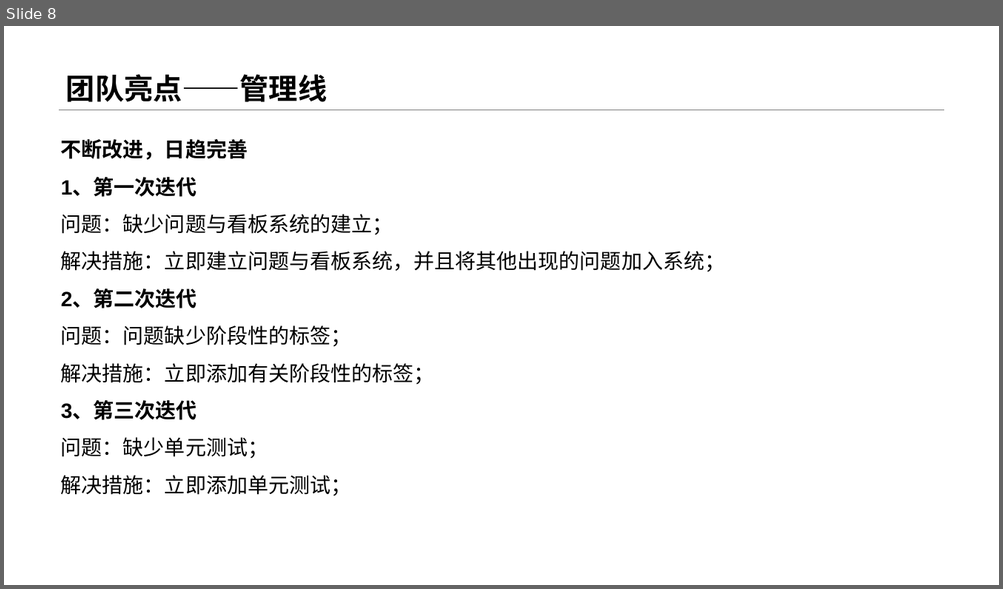
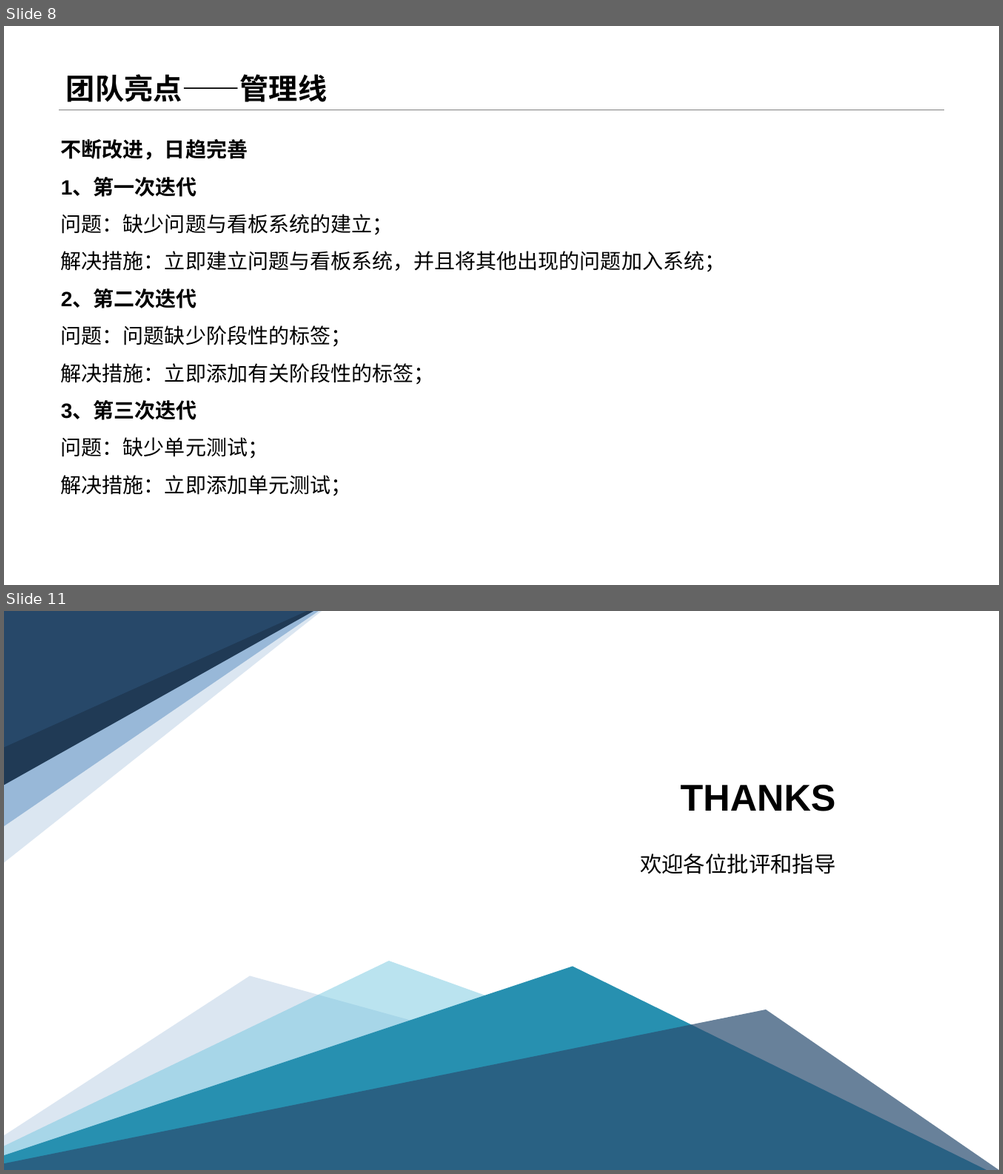
Before and after one commit to sebuaa2019/Team108, a slide deck: 申优答辩工作/申优答辩/Team108-申优答辩.pptx. Shown one above the other, each under a label of ours: slide 8 before the commit, slides 8 and 11 after it; the slides between them are not shown. The pictures are 1003x589 and 1003x1174 pixels, drawn with LibreOffice and Linux fonts; fonts in the diff are those of the drawing. Boxes give left, top, right and bottom in pixels: in the first picture for what was removed or moved away, otherwise in the second. Text is boxed around its words. In the diff, an @@ line names an element or a change of style, - is before the commit and + after.

```diff
--- a/申优答辩工作/申优答辩/Team108-申优答辩.pptx
+++ b/申优答辩工作/申优答辩/Team108-申优答辩.pptx
@@ slide 11 added at (4,611,999,1170), background #FFFFFF @@
@@ group added at (4,611,322,863): 4 freeform shapes @@
@@ title added at (680,784,836,812), 36 pt, text #000000, bold @@
+THANKS
@@ text added at (640,854,836,874), 21 pt, text #000000 @@
+欢迎各位批评和指导
@@ group added at (4,961,999,1170): 4 freeform shapes @@
```
Also in this commit, not shown: 2 slides changed, 1 other slide added, 33 slides removed.
